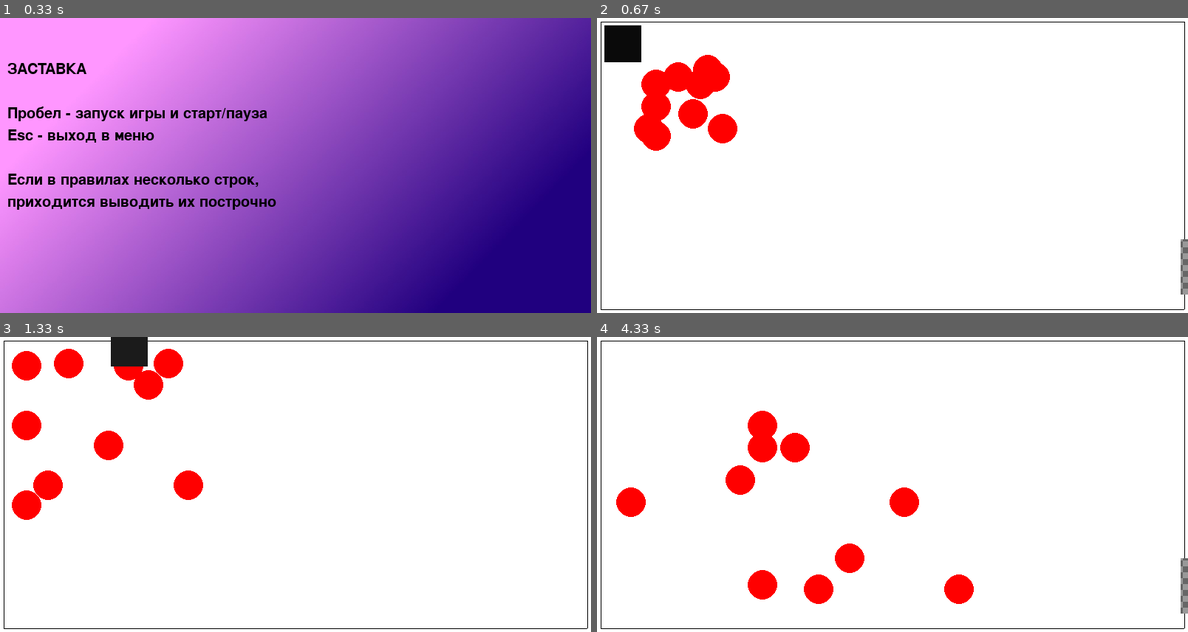
Above: before the commit, frames 1-4 (two rows, left to right).
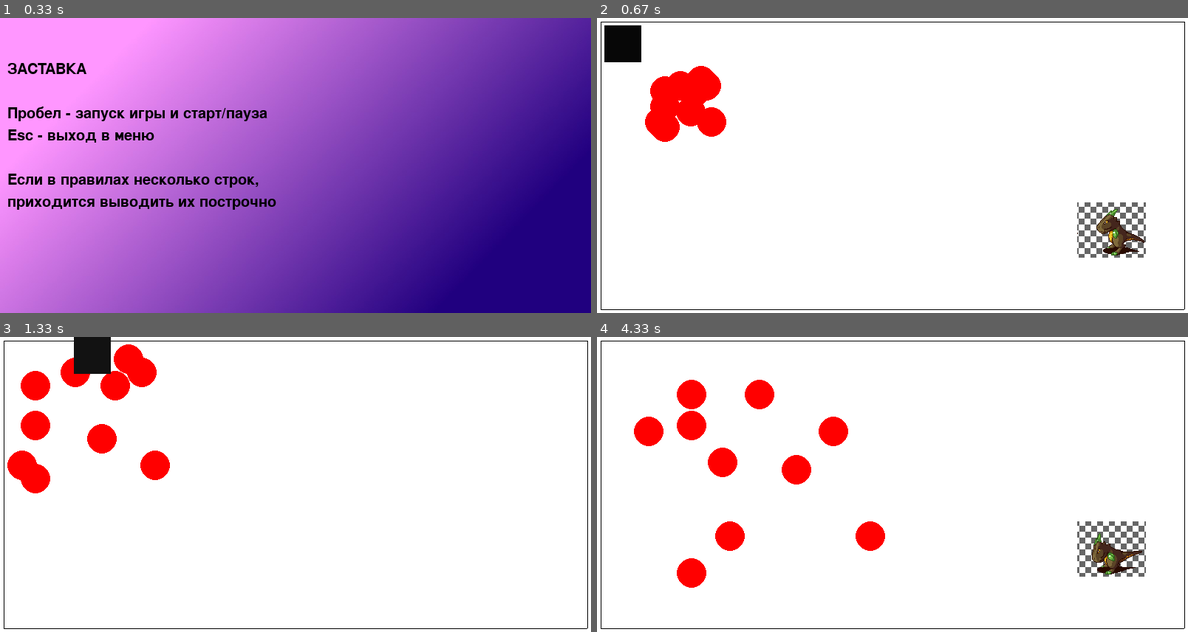
Above: after the commit, the same moments.

Repository: Lem-a-k/pygame2024
Game: pygame game, started from main.py
Same seed, same stepped clock (60 frames per second), same inputs: the game is played once before the commit and once after it.
Inputs:
- Up to frame 1 (0.33 s): no input
- Up to frame 2 (0.67 s): tap Space at 0.33 s
- Up to frame 3 (1.33 s): hold Right 0.67-1.13 s; hold Up from 1.17 s (still down); tap Space at 1.23 s
- Up to frame 4 (4.33 s): release Up at 1.47 s; hold Right 1.5-1.97 s; tap Space at 1.57, 1.87, 2.07, 2.37, 2.63, 2.97, 3.4, 3.8, 4.1 s; hold Right from 3.73 s (still down)

Frame 1 is identical in both runs. In frame 2, 3.3% of the frame differs, in the area x 6-100%, y 12-94%; in frame 3, 5.9%; in frame 4, 9.1%, in the area x 3-100%, y 14-94%.

Commit message:
animated dragon

Diff:
--- a/main.py
+++ b/main.py
@@ -117,7 +117,7 @@
 
 if __name__ == '__main__':
     running = True
-    fps = 30
+    fps = 20
     clock = pygame.time.Clock()
     screen.fill((255, 255, 255))
 
@@ -138,8 +138,8 @@
 
     state = MENU
     ms = MovingSquare(square, all_sprites)
-    drag = AnimatedSprite(load_image("pygame-8-1.png"), 8, 2,
-                          width - 10, height - 100,
+    drag = AnimatedSprite(load_image("pygame-8-1.png", -1), 8, 2,
+                          width - 150, height - 150,
                           dragon, all_sprites)
     while running:
         for event in pygame.event.get():
